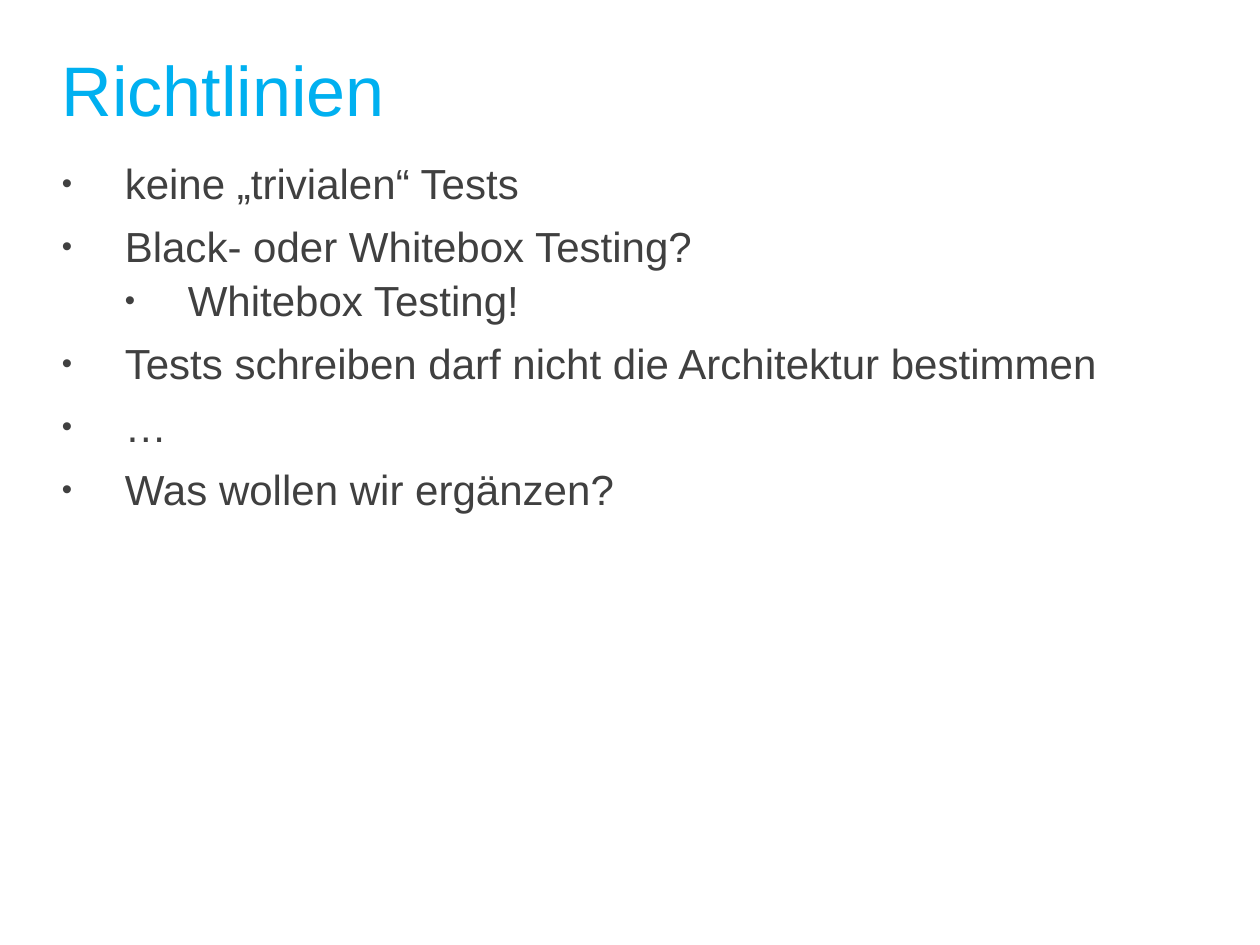
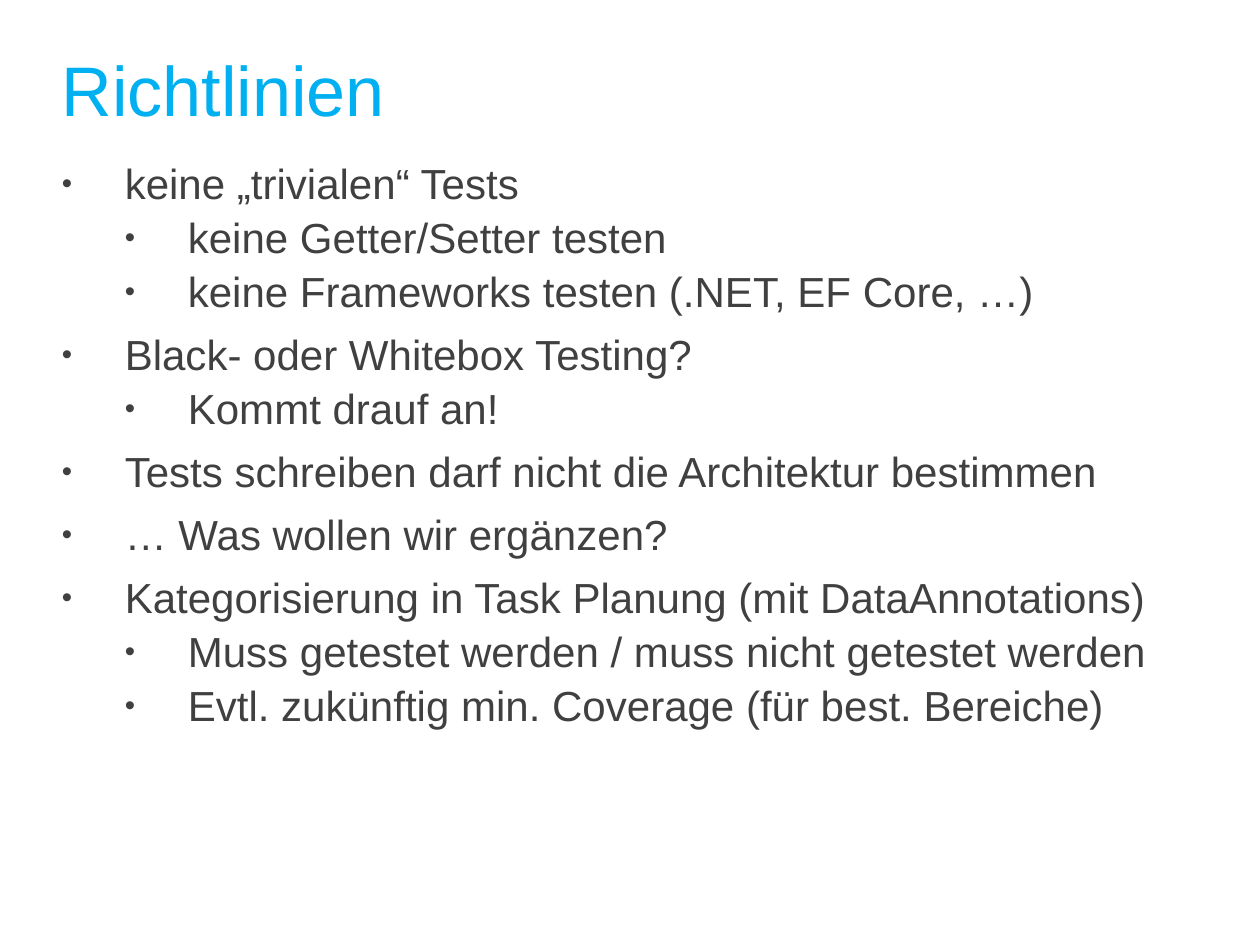
Before and after one commit to darius-sadeghi/DevTrain_Unittests, a slide deck: slide 20 of UnitTests_DevTrain.pptx (slide 18 before the commit). Drawn at 1260x945 pixels with LibreOffice and Linux fonts; fonts in the diff are those of the drawing; background and template pictures are left out. Boxes give left, top, right and bottom in pixels: in the first picture for what was removed or moved away, otherwise in the second. Text is boxed around its words. In the diff, an @@ line names an element or a change of style, - is before the commit and + after.

```diff
--- a/UnitTests_DevTrain.pptx
+++ b/UnitTests_DevTrain.pptx
@@ text at [188, 222, 966, 316]: paragraphs added @@
+  • keine Getter/Setter testen
+  • keine Frameworks testen (.NET, EF Core, …)
@@ text at [188, 393, 498, 425]: text changed @@
-  • Whitebox Testing!
+  • Kommt drauf an!
@@ text at [125, 519, 1146, 729]: text changed @@
-• …
-• Was wollen wir ergänzen?
+• … Was wollen wir ergänzen?
+• Kategorisierung in Task Planung (mit DataAnnotations)
+  • Muss getestet werden / muss nicht getestet werden
+  • Evtl. zukünftig min. Coverage (für best. Bereiche)
```
Also in this commit, not shown: 1 other slide changed, 5 slides added, 2 other files.
